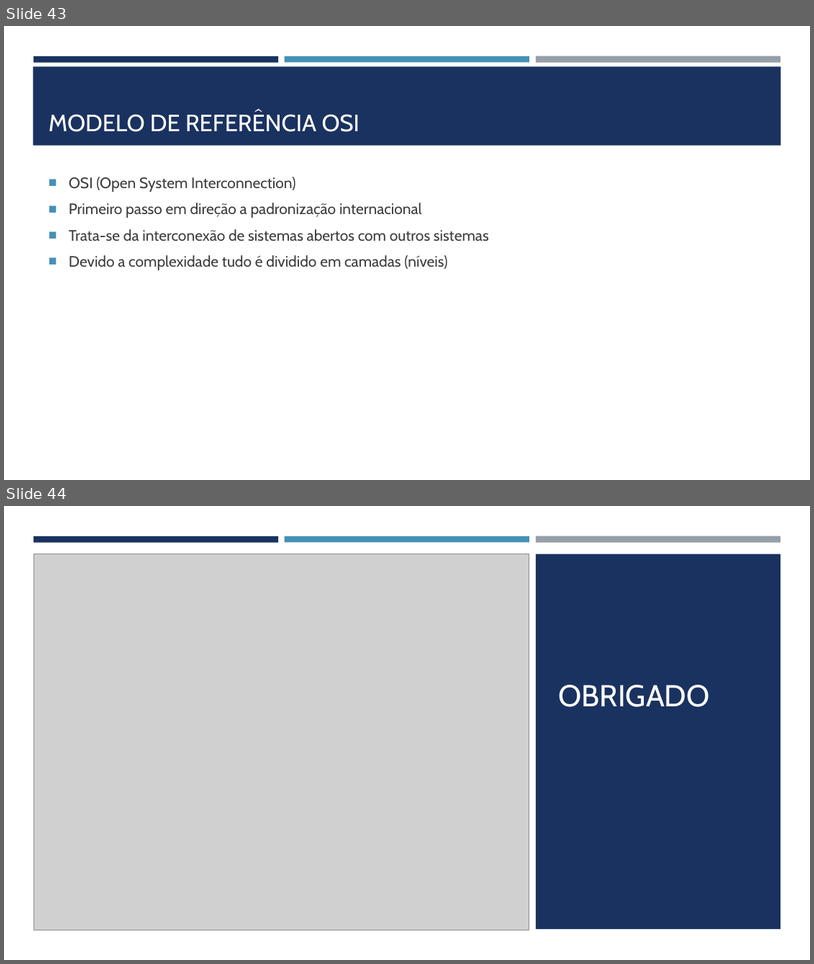
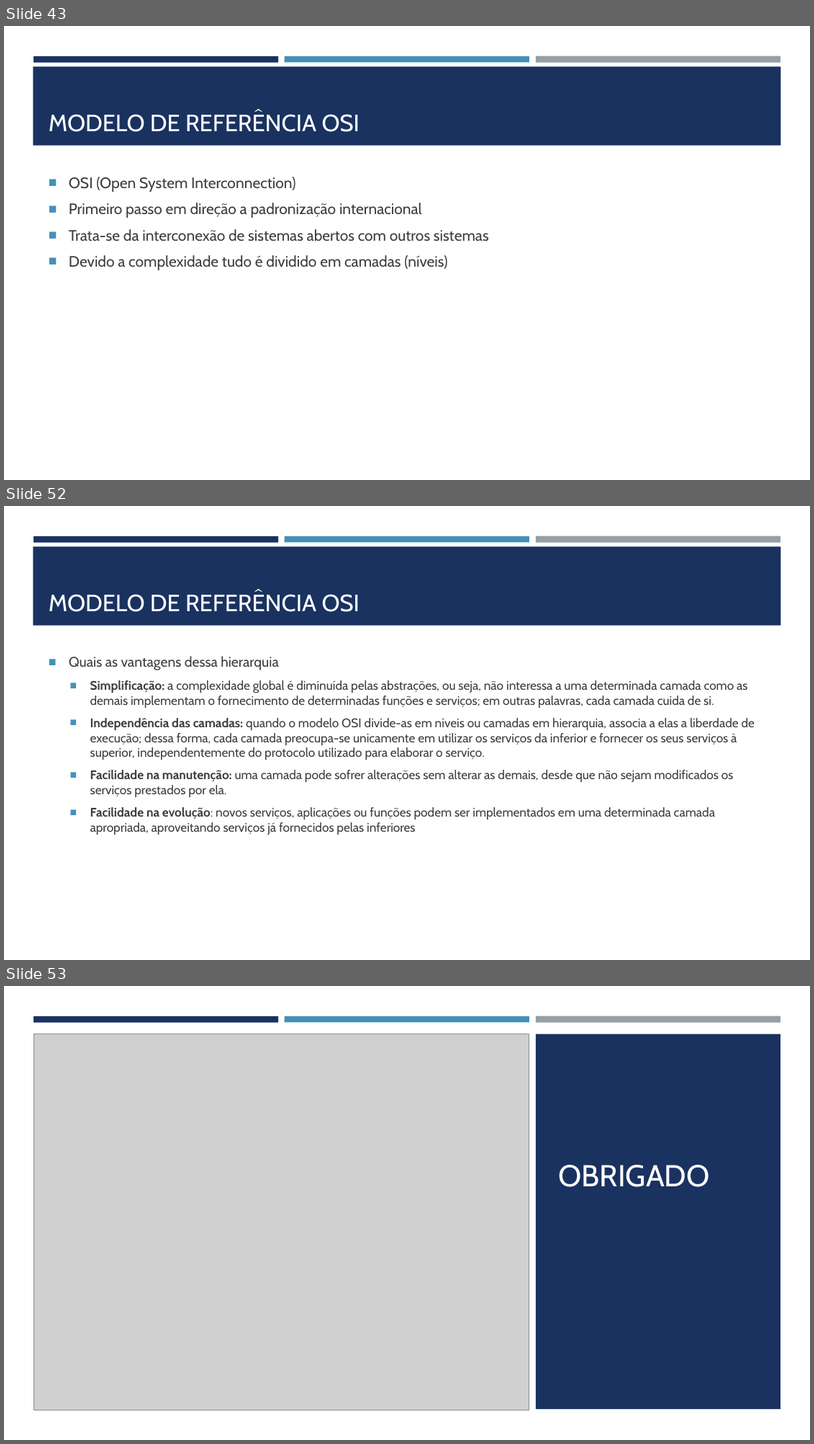
Before and after one commit to joelteixeiradacunha/aulas_php_mysql, a slide deck: Redes/REDES DE COMPUTADORES.pptx. Shown one above the other, each under a label of ours: slides 43 and 44 before the commit, slides 43, 52 and 53 after it; the slides between them are not shown. The pictures are 814x964 and 814x1444 pixels, drawn with LibreOffice and Linux fonts; fonts in the diff are those of the drawing; grey boxes stand for pictures. Boxes give left, top, right and bottom in pixels: in the first picture for what was removed or moved away, otherwise in the second. Text is boxed around its words. In the diff, an @@ line names an element or a change of style, - is before the commit and + after.

```diff
--- a/Redes/REDES DE COMPUTADORES.pptx
+++ b/Redes/REDES DE COMPUTADORES.pptx
@@ slide 52 added at (4,506,810,960), background #FFFFFF; not listed: 4 template elements that a slide beside it also shows @@
@@ title added at (49,594,360,612), 28 pt, text #FFFFFF @@
+MODELO DE REFERÊNCIA OSI
@@ text added at (69,656,755,834), 14.8 pt, text #3D3D3D @@
+■ Quais as vantagens dessa hierarquia
+  ■ Simplificação: a complexidade global é diminuída pelas abstrações, ou seja, não interessa a uma determinada camada como as demais implementam o fornecimento de determinadas funções e serviços; em outras palavras, cada camada cuida de si.
+  ■ Independência das camadas: quando o modelo OSI divide-as em níveis ou camadas em hierarquia, associa a elas a liberdade de execução; dessa forma, cada camada preocupa-se unicamente em utilizar os serviços da inferior e fornecer os seus serviços à superior, independentemente do protocolo utilizado para elaborar o serviço.
+  ■ Facilidade na manutenção: uma camada pode sofrer alterações sem alterar as demais, desde que não sejam modificados os serviços prestados por ela.
+  ■ Facilidade na evolução: novos serviços, aplicações ou funções podem ser implementados em uma determinada camada apropriada, aproveitando serviços já fornecidos pelas inferiores
@@ what was slide 44 is now slide 53 @@
```
Also in this commit, not shown: 8 other slides added, 2 other files.
